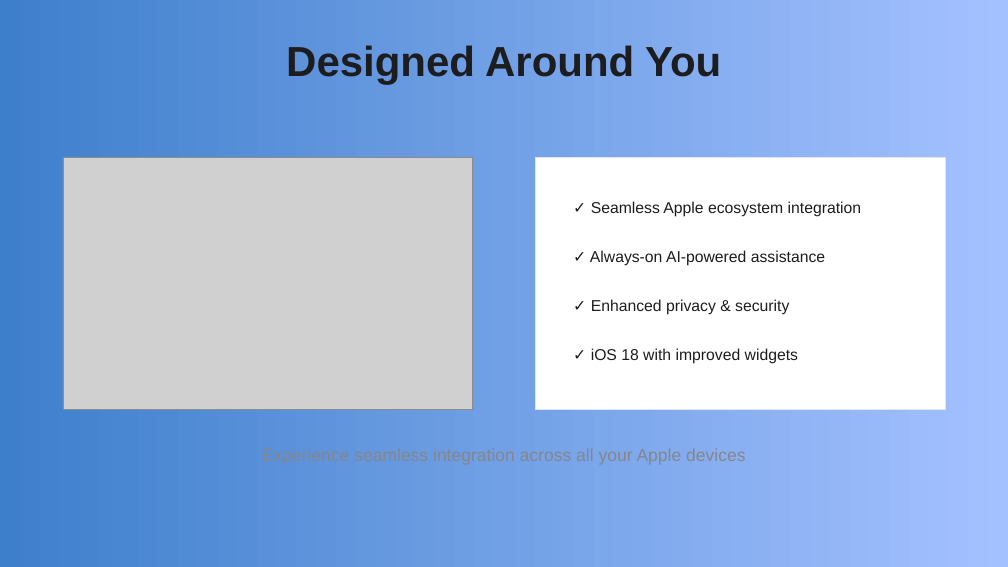
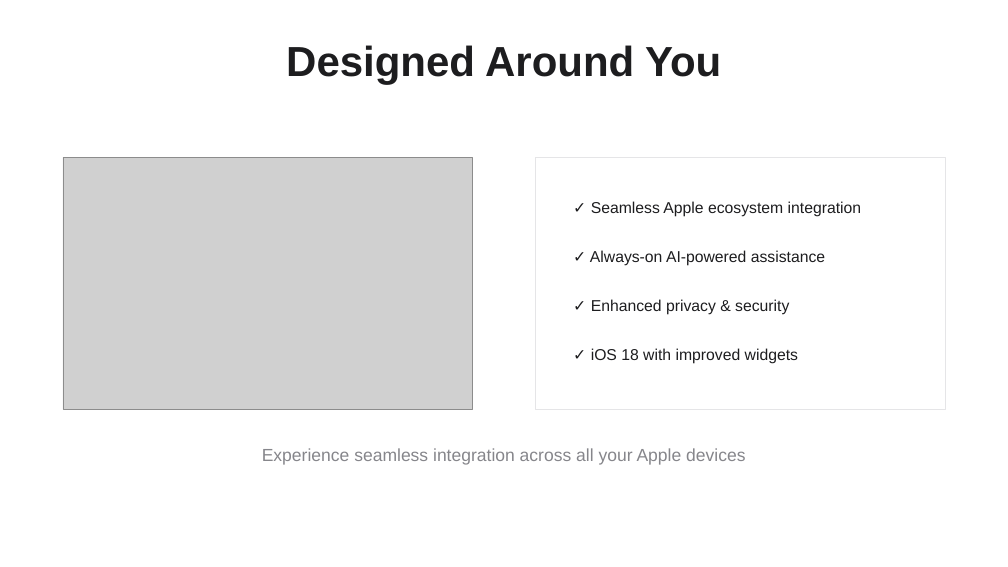
Before and after one commit to riwrrriw/pypptx-engine, a slide deck: slide 3 of src/output/iphone_16_pro_presentation.pptx. Drawn at 1008x567 pixels with LibreOffice and Linux fonts; fonts in the diff are those of the drawing; grey boxes stand for pictures. Boxes give left, top, right and bottom in pixels: in the first picture for what was removed or moved away, otherwise in the second. Text is boxed around its words. In the diff, an @@ line names an element or a change of style, - is before the commit and + after.

```diff
--- a/src/output/iphone_16_pro_presentation.pptx
+++ b/src/output/iphone_16_pro_presentation.pptx
@@ background gradient #3F80CE to #A4C4FF to #FFFFFF @@
```
Also in this commit, not shown: 2 other slides changed, 8 other files.
